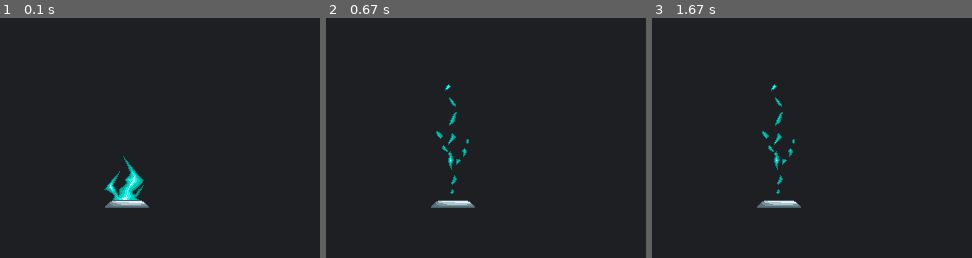
Above: before the commit, frames 1-3 (left to right).
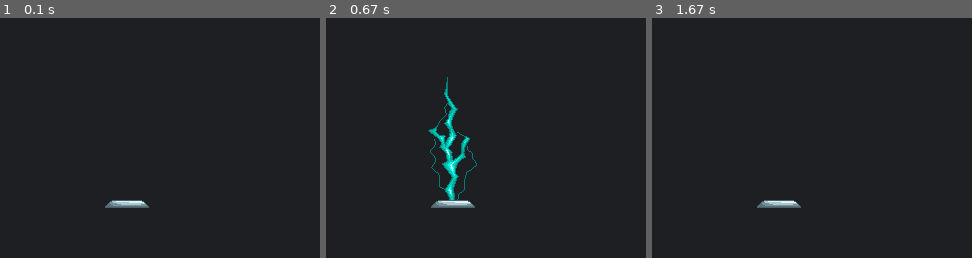
Above: after the commit, the same moments.

Repository: danon/craftpix3
Game: pygame game, started from hex/__main__.py
Same seed, same stepped clock (60 frames per second), same inputs: the game is played once before the commit and once after it.
Inputs (mouse positions are % of the whole screen's width and height, from its top left):
- Up to frame 1 (0.1 s): no input
- Up to frame 2 (0.67 s): click (50, 50) at 0.4 s
- Up to frame 3 (1.67 s): no input
The pictures show only the part of the screen within x 0-50%, y 1-51%; the shares and areas given below are measured in that part.

The runs differ from the first frame. In frame 1, 0.9% of the frame differs, in the area x 32-45%, y 57-76%; in frame 2, 1.6%, in the area x 31-48%, y 24-76%; in frame 3, 0.5%.

Commit message:
Initiate element on mouse click

Diff:
--- a/hex/__main__.py
+++ b/hex/__main__.py
@@ -22,6 +22,3 @@
 
 if __name__ == '__main__':
     main(False)
-
-# TODO
-# - game updates the element
--- a/hex/core/Application.py
+++ b/hex/core/Application.py
@@ -1,4 +1,5 @@
 from hex.core.Color import Color
+from hex.core.GameState import Element, GameState
 from hex.core.port import ForReadingSpriteFiles, ForRenderingView, ForRunningGame
 from hex.core.SpriteLoader import SpriteLoader
 
@@ -7,16 +8,17 @@
         self.__window = window
         self.__loader = SpriteLoader(fs)
         self.__ticks = 0
+        self.__state = GameState()
+        self.__state.element = Element(self.__loader.sprite('lightning'))
 
     def tick(self):
+        self.__state.element.tick()
         self.__window.fill_background(Color(30, 31, 34))
-        frames = [self.__loader.abs_path(frame) for frame in self.__sprite_frames()]
-        self.__window.draw_frame(frames[self.__ticks % len(frames)])
+        self.__window.draw_frame(
+            self.__loader.abs_path(self.__state.element.frame())
+        )
         self.__window.render_finish()
         self.__ticks += 1
 
     def click(self):
-        pass
-
-    def __sprite_frames(self) -> list[str]:
-        return self.__loader.sprite('lightning').frames
+        self.__state.element.initiate()
--- /dev/null
+++ b/hex/core/GameState.py
@@ -0,0 +1,33 @@
+from typing import Optional
+
+from hex.core.port import ForRunningGame
+from hex.core.SpriteLoader import Sprite
+
+class GameState(ForRunningGame):
+    def __init__(self):
+        self.element: Optional[Element] = None
+
+    def tick(self):
+        self.element.tick()
+
+    def click(self):
+        self.element.initiate()
+
+class Element:
+    def __init__(self, sprite: Sprite):
+        self.__sprite = sprite
+        self.__initiated = False
+        self.__frame = 0
+
+    def initiate(self) -> None:
+        self.__initiated = True
+
+    def tick(self) -> None:
+        if self.__initiated:
+            self.__frame += 1
+            if self.__frame == len(self.__sprite.frames):
+                self.__initiated = False
+                self.__frame = 0
+
+    def frame(self) -> str:
+        return self.__sprite.frames[self.__frame]
--- a/test/core/test_Application.py
+++ b/test/core/test_Application.py
@@ -16,24 +16,14 @@
     game.tick()
     assert spy.frames == ['/root/lightning/frame1.png']
 
-def test_on_next_tick_renders_next_frame():
+def test_on_click_initiated_the_animation():
     spy = SpyWindow()
     game: ForRunningGame = Application(
         spy,
         FakeFileSystem(['frame1.png', 'frame2.png']))
-    game.tick()
+    game.click()
     game.tick()
     assert spy.frames == ['/root/lightning/frame2.png']
-
-def test_ticks_cycle_frames():
-    spy = SpyWindow()
-    game: ForRunningGame = Application(
-        spy,
-        FakeFileSystem(['frame1.png', 'frame2.png']))
-    game.tick()
-    game.tick()
-    game.tick()
-    assert spy.frames == ['/root/lightning/frame1.png']
 
 def test_application_notifies_window_about_finishing():
     spy = SpyWindow()
--- /dev/null
+++ b/test/core/test_game_state_element_animation.py
@@ -0,0 +1,56 @@
+from hex.core.GameState import Element, GameState
+from hex.core.SpriteLoader import Sprite
+
+def test_element_has_first_frame():
+    game = GameState()
+    game.element = Element(Sprite(['frame1.png', 'frame2.png']))
+    assert game.element.frame() == 'frame1.png'
+
+def test_initiated_element_has_second_frame():
+    game = GameState()
+    game.element = Element(Sprite(['frame1.png', 'frame2.png']))
+    game.element.initiate()
+    game.tick()
+    assert game.element.frame() == 'frame2.png'
+
+def test_initiated_element__after_game_ticks_twice__has_third_frame():
+    game = GameState()
+    game.element = Element(Sprite(['frame1.png', 'frame2.png', 'frame3.png']))
+    game.element.initiate()
+    game.tick()
+    game.tick()
+    assert game.element.frame() == 'frame3.png'
+
+def test_not_initiated_element__after_game_ticks__has_first_frame():
+    game = GameState()
+    game.element = Element(Sprite(['frame1.png', 'frame2.png']))
+    game.tick()
+    assert game.element.frame() == 'frame1.png'
+
+def test_initiated_element__after_last_frame__has_first_frame():
+    game = GameState()
+    game.element = Element(Sprite(['frame1.png', 'frame2.png', 'frame3.png']))
+    game.element.initiate()
+    game.tick()
+    game.tick()
+    game.tick()
+    assert game.element.frame() == 'frame1.png'
+
+def test_initiated_element__after_last_frame__when_game_ticks__has_first_frame():
+    game = GameState()
+    game.element = Element(Sprite(['frame1.png', 'frame2.png', 'frame3.png']))
+    game.element.initiate()
+    game.tick()
+    game.tick()
+    game.tick()
+    game.tick()
+    assert game.element.frame() == 'frame1.png'
+
+def test_initiated_element__after_initiating_again__does_not_cancel_animation():
+    game = GameState()
+    game.element = Element(Sprite(['frame1.png', 'frame2.png', 'frame3.png']))
+    game.element.initiate()
+    game.tick()
+    game.element.initiate()
+    game.tick()
+    assert game.element.frame() == 'frame3.png'
